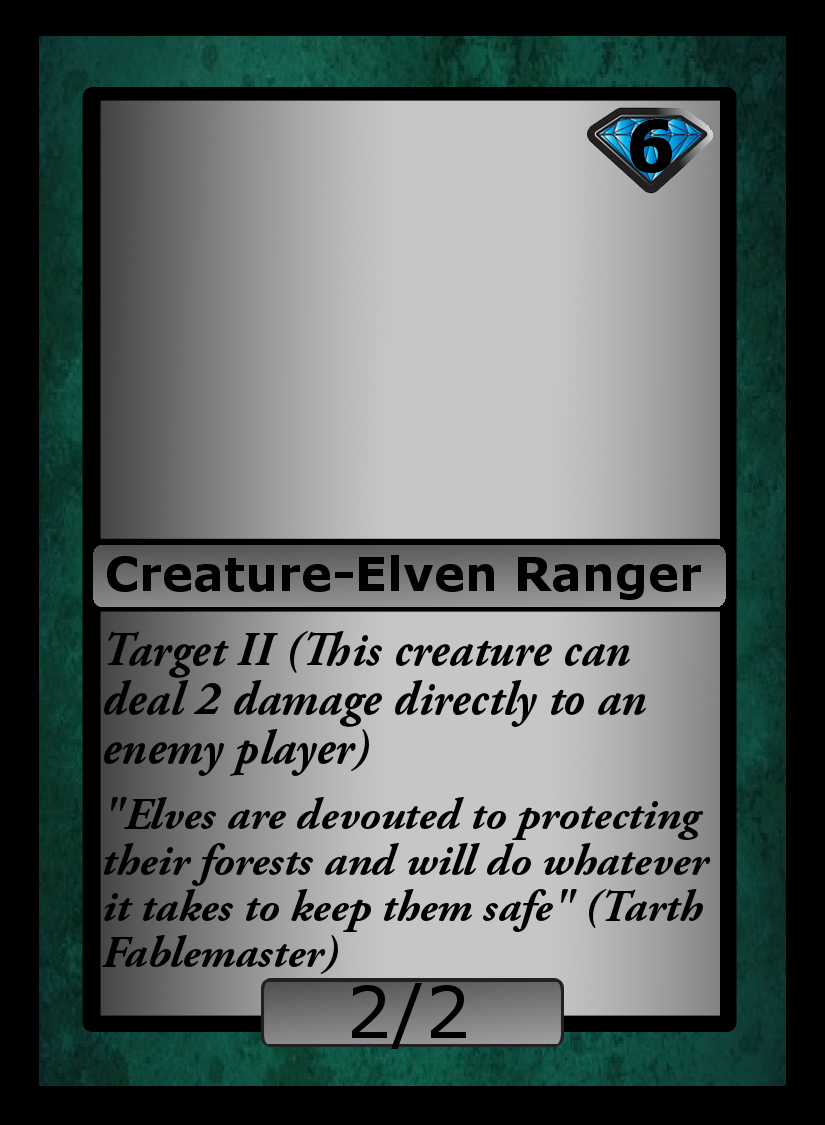
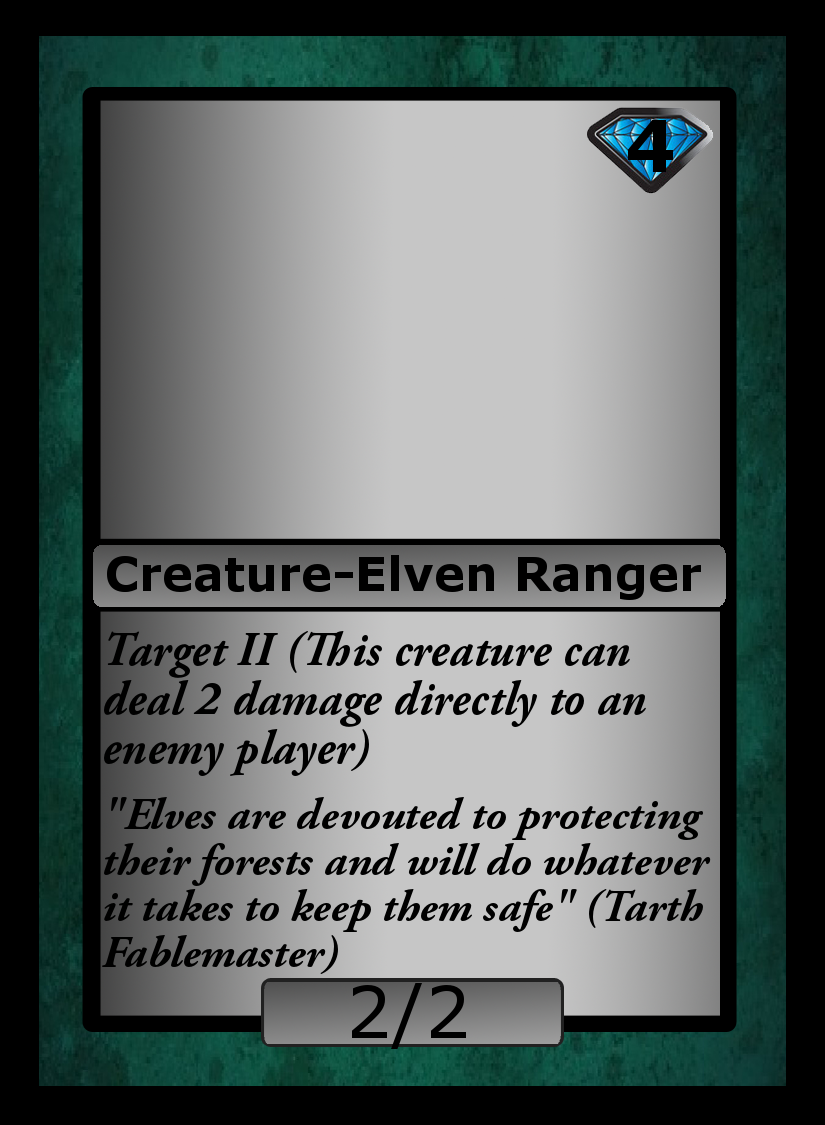
Two versions of the same layered image (825x1125). Layer-by-layer changes:
renamed "6" to "4", painted on it over [628, 119, 673, 173]
